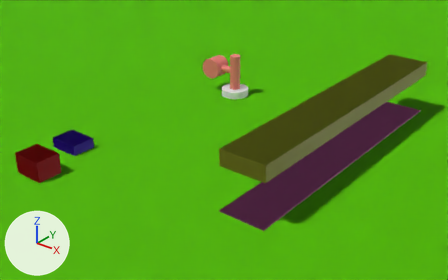
The glTF model frontend/src/assets/models/w.glb as it was, and as the next commit left it.
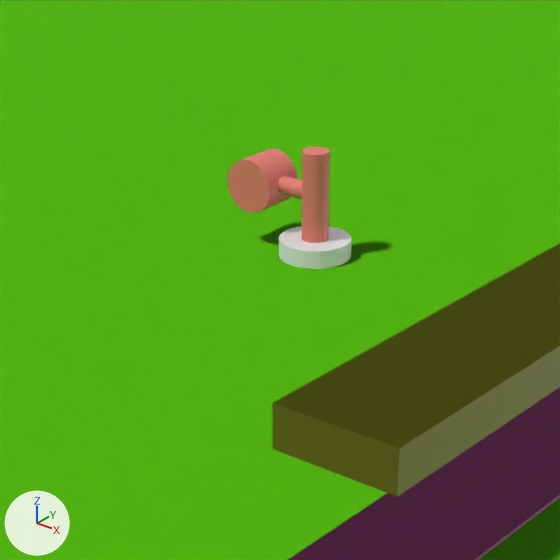
Old and new are each drawn from a 50 mm lens placed at (19.7, -27.5, 13.7), pointed at (-1.6, -0.9, -2.8) and again close up on the part from 26% to 73% of the width and 0% to 74% of the height. Arrows for +X, +Y and +Z are at lower left; the lights stay in place. Where no turn or scale is listed for an object, it has been applied to the vertices.
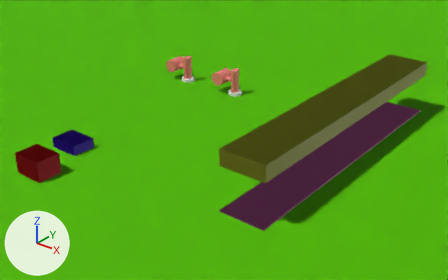
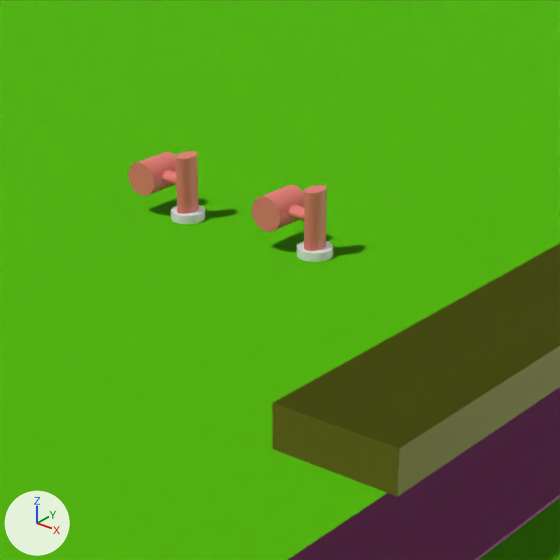
What differs and where, as boxes [x1, y1, x2, y2] in the close-ups (560 x 560 px):
'Hammer', moved, rescaled (26% narrower, 32% shorter): before [228, 146, 330, 243]; after [252, 185, 327, 251]
'Hammer.001', added: after [128, 151, 199, 214]
'Cylinder', moved, rescaled (49% narrower, 50% shorter): before [279, 226, 351, 269]; after [297, 241, 333, 262]
'_bottom.001', added: after [171, 205, 205, 224]

The change in detail:
Material 'Material.006' (mat_material_006) is new.
Its base color is (0.8, 0.202, 0.172) (red #e77c73).
Mesh me_cylinder_002 is new.
It is a 32-sided cylinder along z spanning x -0.4..0.4, y -0.4..0.4, z -0.1..0.1.
Mesh me_cylinder_001 is new.
It has 192 vertices, 372 faces and spans x -1.39..0.2, y -0.5..0.5, z 0.0..1.33.
It uses material mat_material_006 (red #e77c73).
Object 'Hammer' (ob_hammer) moves from (-1.48, 0.0, 0.4) to (-1.48, 0.0, 0.2).
Object 'Hammer' (ob_hammer) is rescaled from (0.6, 0.6, 0.5) to (0.4, 0.4, 0.5).
Object 'Cylinder' (ob_cylinder) moves from (-1.48, 0.0, 0.2) to (-1.48, 0.0, 0.1).
Object 'Cylinder' (ob_cylinder) is rescaled from (0.8, 0.8, 0.2) to (0.4, 0.4, 0.1).
Object '_bottom.001' (ob_bottom_001) is new; it shows me_cylinder_002.
Its location is (-5.22, 0.0, 0.1).
Object 'Hammer.001' (ob_hammer_001) is new; it shows me_cylinder_001.
Its location is (-5.22, 0.0, 0.2).
